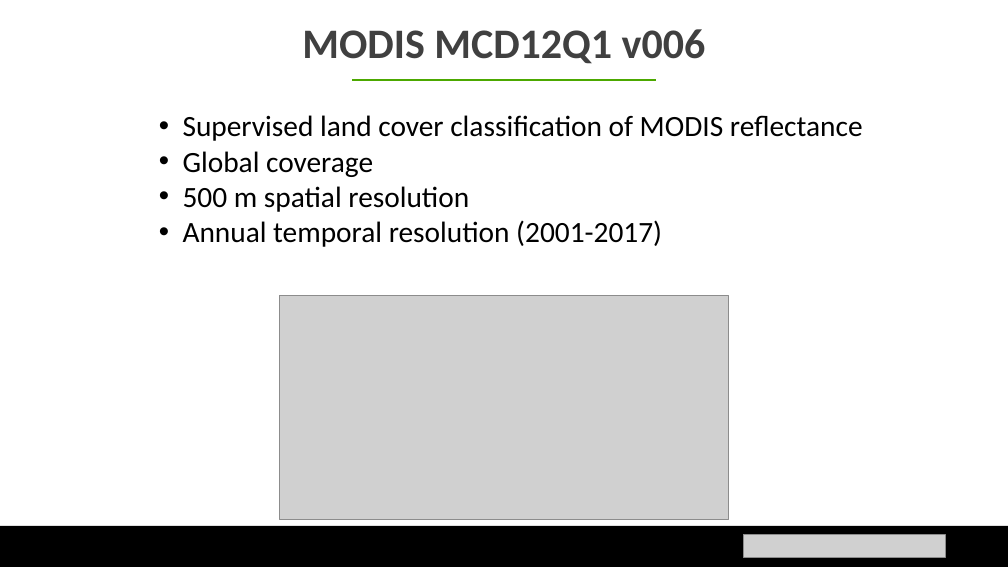
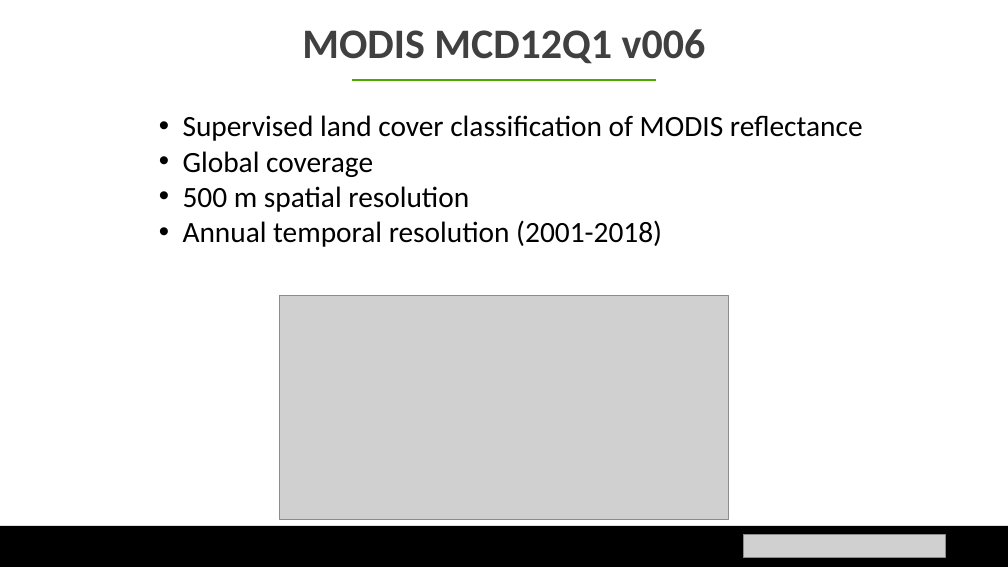
Before and after one commit to mstrimas/ebp-workshop, a slide deck: slide 3 of 09_advanced.pptx. Drawn at 1008x567 pixels with LibreOffice and Linux fonts; fonts in the diff are those of the drawing; grey boxes stand for pictures. Boxes give left, top, right and bottom in pixels: in the first picture for what was removed or moved away, otherwise in the second. Text is boxed around its words. In the diff, an @@ line names an element or a change of style, - is before the commit and + after.

```diff
--- a/09_advanced.pptx
+++ b/09_advanced.pptx
@@ text at bbox=[183, 220, 662, 247]: text changed @@
-• Annual temporal resolution (2001-2017)
+• Annual temporal resolution (2001-2018)
```
Also in this commit, not shown: 29 other files.
